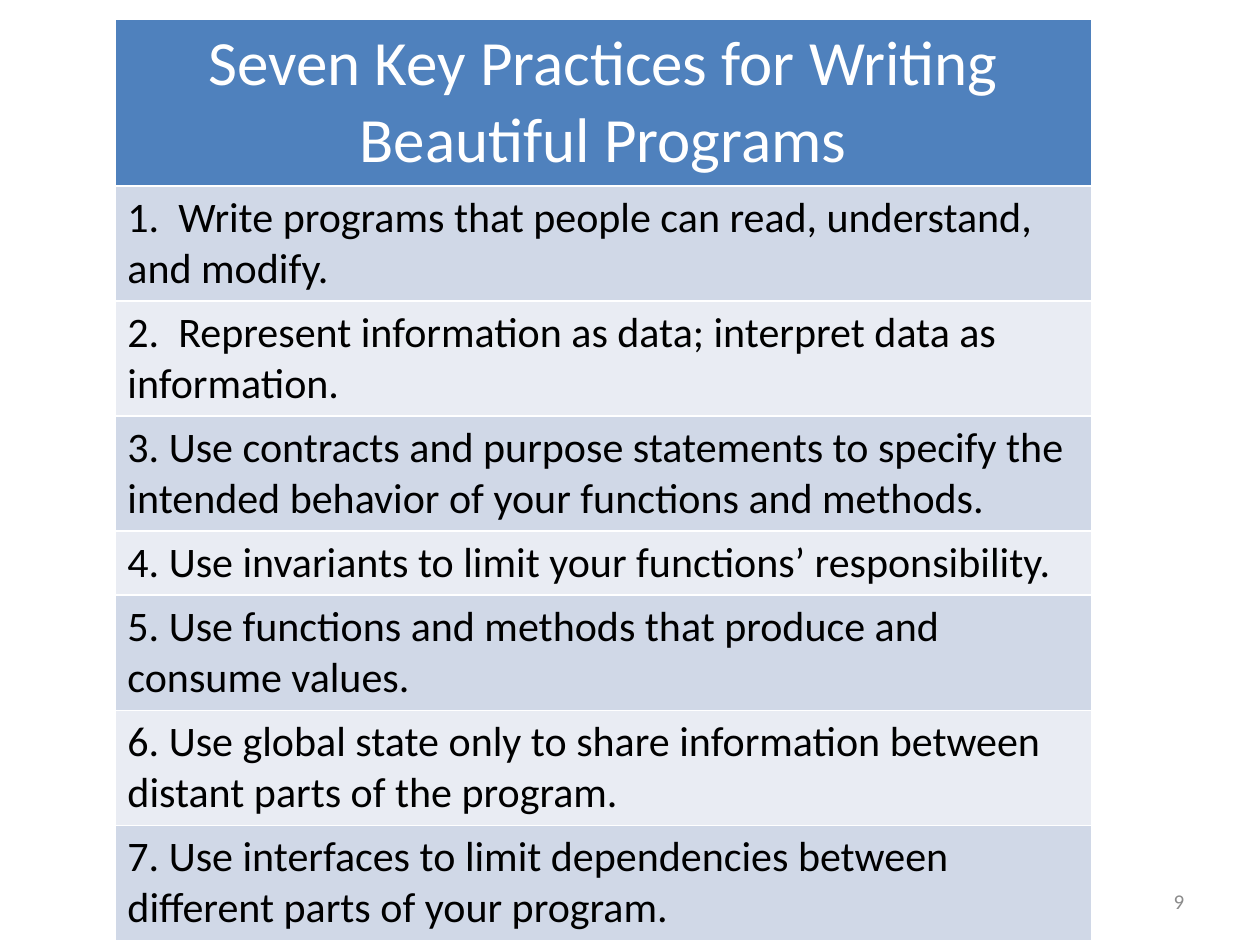
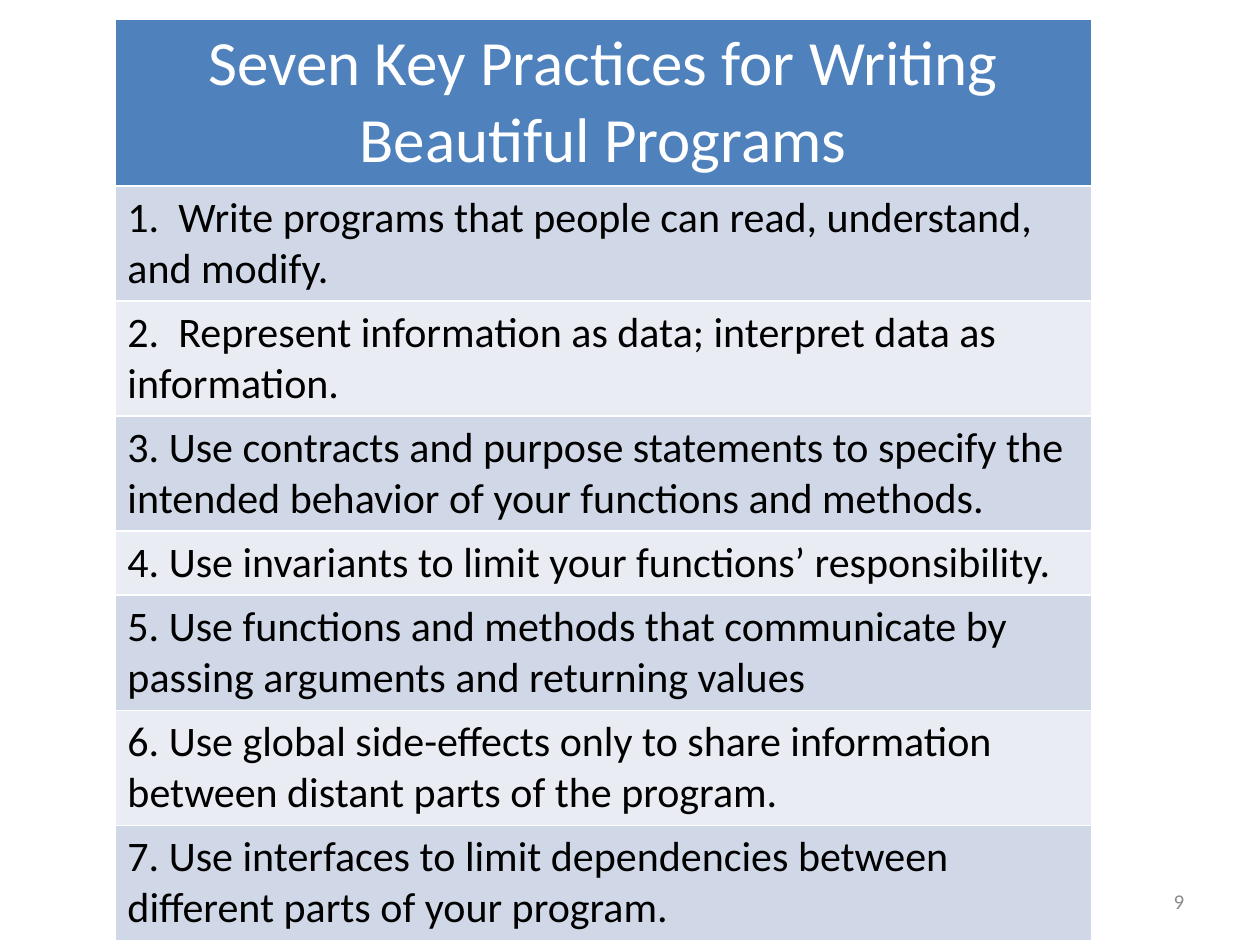
Before and after one commit to mwand/cs5010f17, a slide deck: slide 9 of Slides/Lesson 0.1 Goals of this Course.pptx. Drawn at 1260x945 pixels with LibreOffice and Linux fonts; fonts in the diff are those of the drawing. Boxes give left, top, right and bottom in pixels: in the first picture for what was removed or moved away, otherwise in the second. Text is boxed around its words. In the diff, an @@ line names an element or a change of style, - is before the commit and + after.

```diff
--- a/Slides/Lesson 0.1 Goals of this Course.pptx
+++ b/Slides/Lesson 0.1 Goals of this Course.pptx
@@ table at (x1=115, y1=19, x2=1091, y2=934) @@
-row 6, column 1: 5. Use functions and methods that produce and consume values.
+row 6, column 1: 5. Use functions and methods that communicate by passing arguments and returning values
-row 7, column 1: 6. Use global state only to share information between distant parts of the program.
+row 7, column 1: 6. Use global side-effects only to share information between distant parts of the program.
```
Also in this commit, not shown: 2 other slides changed, 1 slide added, 1 slide removed, 44 other files.
